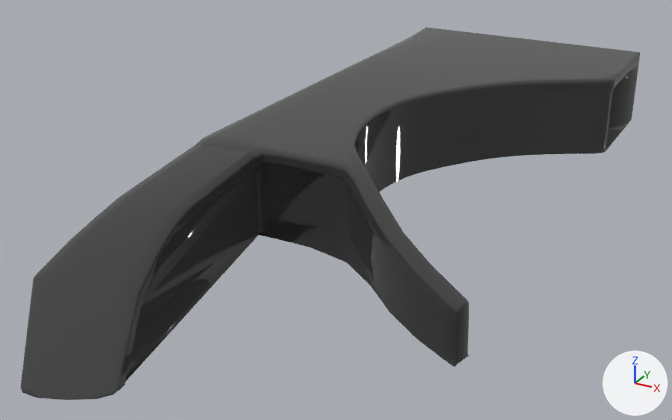
What one commit did to the glTF model frontend/flipper/assets/mesh/etage.glb.
Rendered twice from a 50 mm lens placed at (0.449, -0.989, 0.386), pointed at (-0.028, -0.123, -0.047). Every picture has the same lights, and +X, +Y and +Z are marked at lower right. The picture after the commit comes second.

Objects in the first picture: 'Cube.004', 'ramp'.
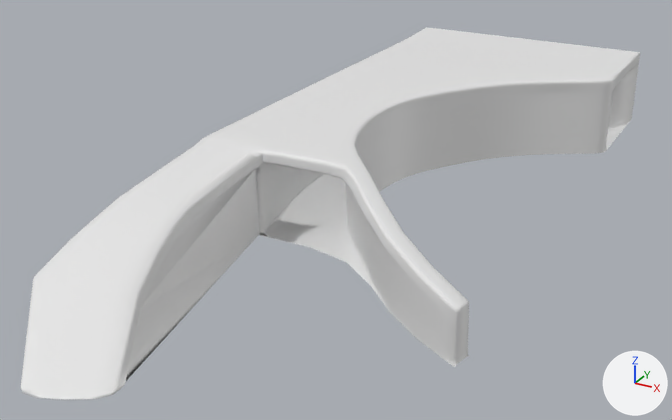
Pixel boxes [x1, y1, x2, y2] of what changed, in the pictures (672 x 420 px):
'Cube.004', recoloured (dark grey to white)
    both: [126, 27, 640, 381]
'ramp', recoloured (dark grey to white)
    both: [21, 145, 263, 400]

The change, as a list of edits to the scene's bpy script:
```text
Change me_cube_018:
    where me_cube_018.from_pydata(...)  # 2348 vertices, 4555 faces; spans x -0.152..0.206, y -0.553..0.411, z -0.077..0.048
    remove me_cube_018.materials.append(mat_material_009)  # dark grey #3b3b3b
Change me_cube_001:
    where me_cube_001.from_pydata(...)  # 299 vertices, 560 faces; spans x -0.152..-0.005, y -0.563..-0.212, z -0.048..0.045
    remove me_cube_001.materials.append(mat_material_009)  # dark grey #3b3b3b
```
